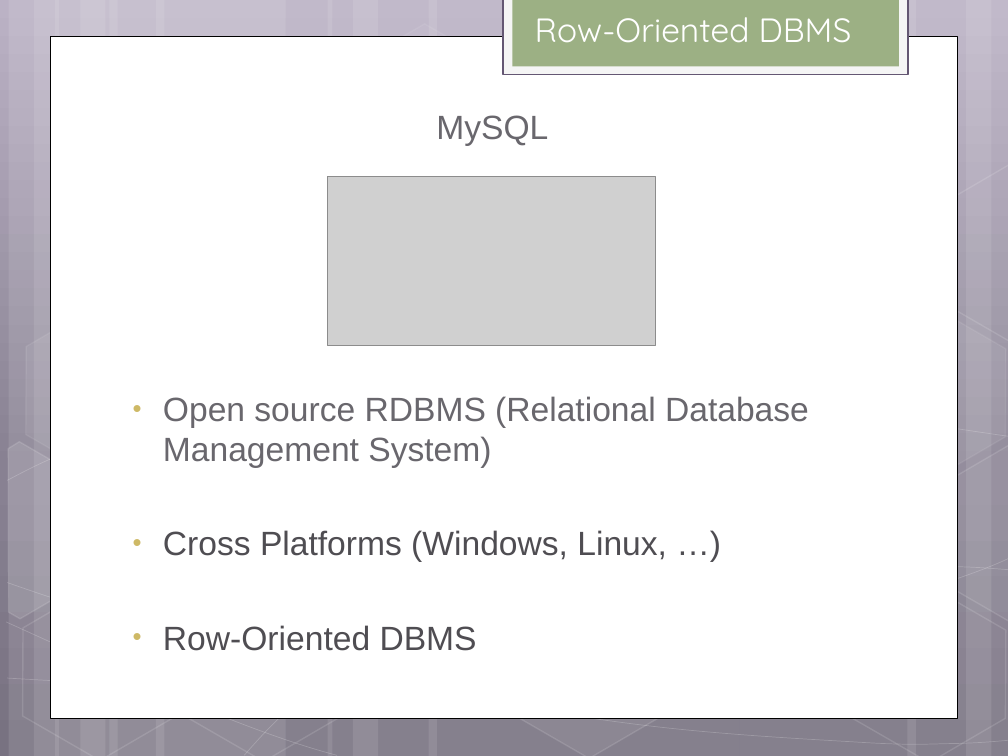
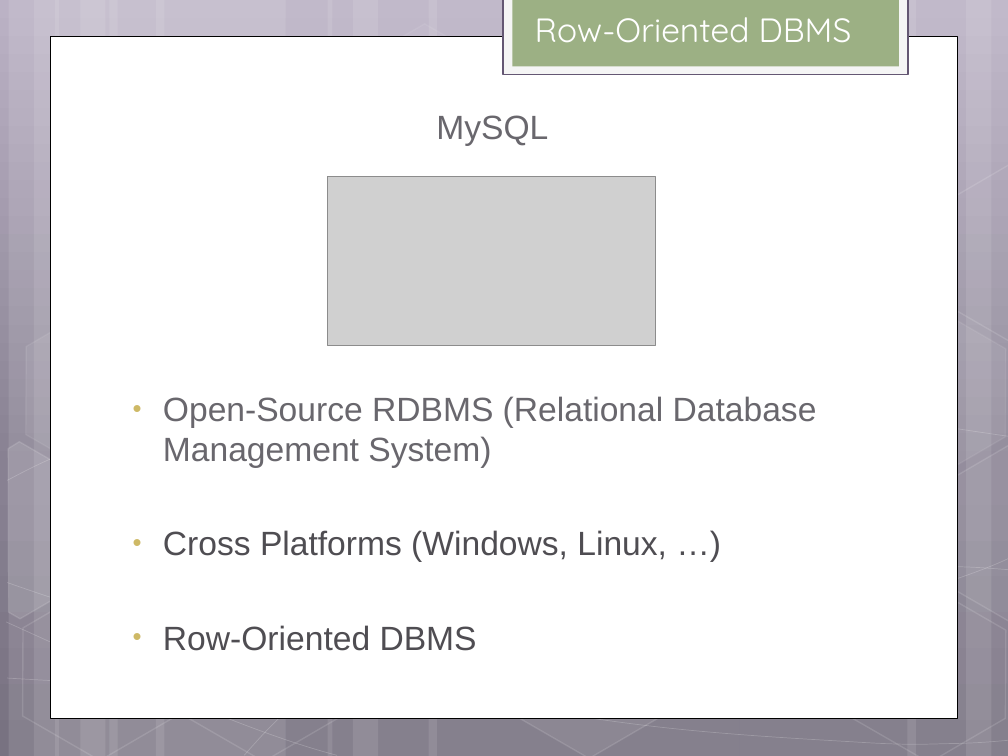
Before and after one commit to helpcat/bigdataworkshop2, a slide deck: slide 13 of slides/MonetDB workshop.pptx (slide 12 before the commit). Drawn at 1008x756 pixels with LibreOffice and Linux fonts; fonts in the diff are those of the drawing; grey boxes stand for pictures. Boxes give left, top, right and bottom in pixels: in the first picture for what was removed or moved away, otherwise in the second. Text is boxed around its words. In the diff, an @@ line names an element or a change of style, - is before the commit and + after.

```diff
--- a/slides/MonetDB workshop.pptx
+++ b/slides/MonetDB workshop.pptx
@@ text at <box>163,396,817,468</box>: text changed @@
-• Open source RDBMS (Relational Database Management System)
+• Open-Source RDBMS (Relational Database Management System)
```
Also in this commit, not shown: 22 other slides changed, 7 slides added, 1 slide removed.
